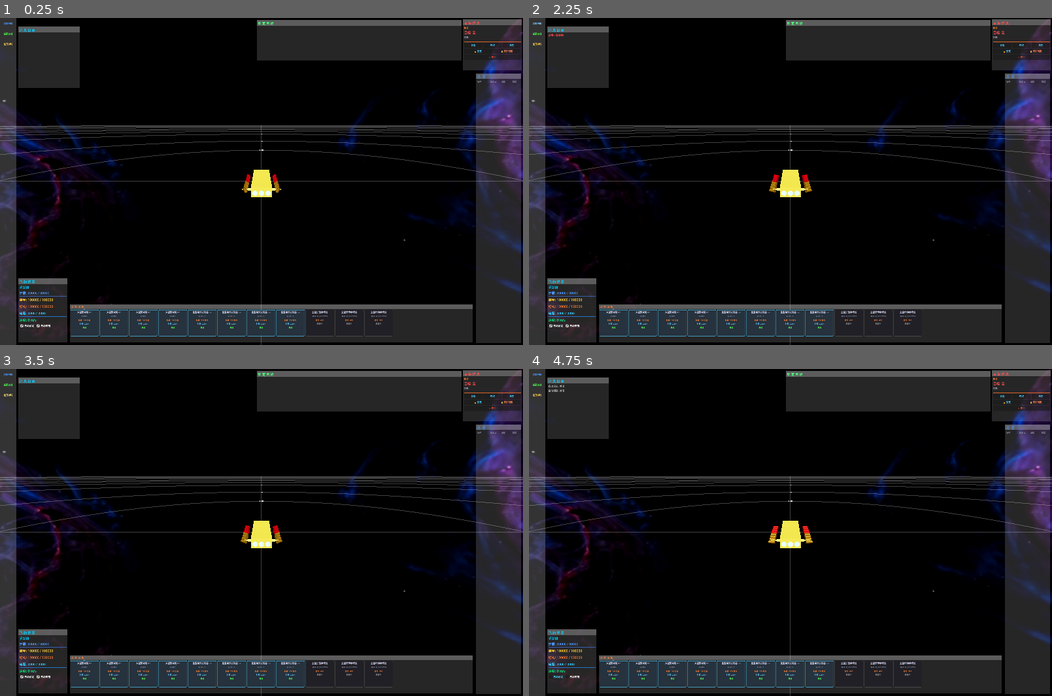
Above: before the commit, frames 1-4 (two rows, left to right).
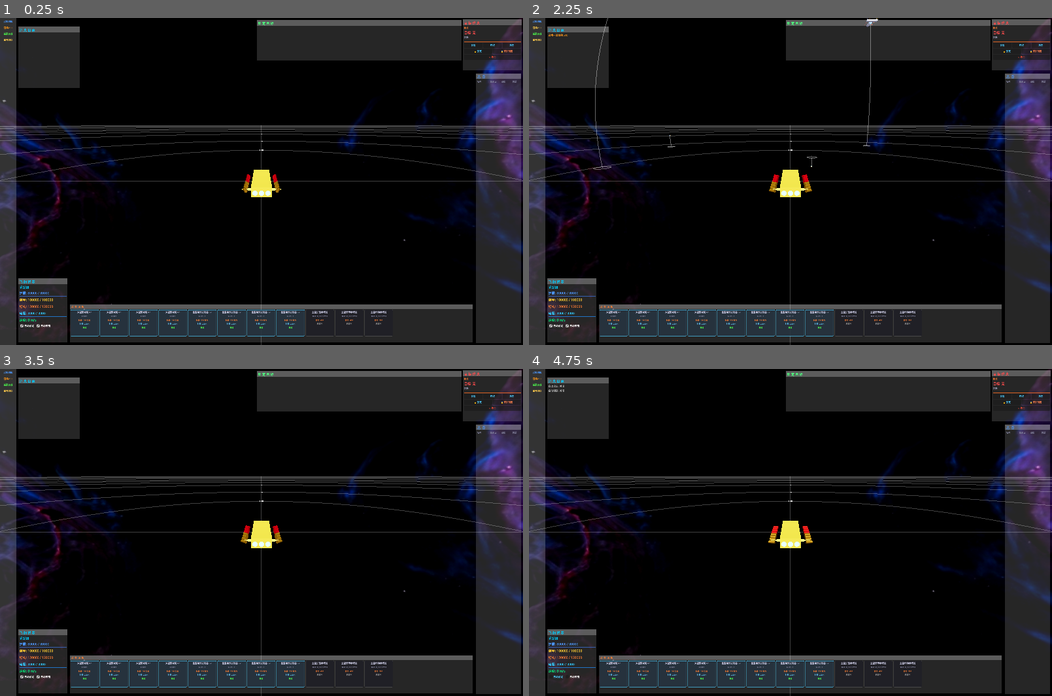
Above: after the commit, the same moments.

Repository: ZhanXuzhao/space-war
Game: Godot game, scene res://scenes/main.tscn
Two runs of this game, one before a commit and one after it. Both use one fixed random seed, a clock stepped at 60 frames per second and the inputs below. The engine's default icon, where the game draws it, is replaced by a stand-in: a white triangle on a blue panel in a dark square.
Inputs (mouse positions are in pixels of both pictures, inside the frame that each line leads up to):
- Up to frame 1 (0.25 s): no input
- Up to frame 2 (2.25 s): click "召唤敌舰" at 0.5 s; click "新建游戏" at 1.25 s; click (539, 27) at 2 s, where only the run after the commit has a clickable "召唤x10"
- Up to frame 3 (3.5 s): click "重开游戏" at 2.75 s
- Up to frame 4 (4.75 s): click "自动锁定" at 3.5 s; click "自动攻击" at 4.25 s

The runs differ from the first frame. In frame 1, less than 0.1% of the frame differs, in the area x 0-3%, y 0-9%; in frame 2, 0.2%, in the area x 0-67%, y 0-47%; in frame 3, less than 0.1%; in frame 4, less than 0.1%.

Commit message:
增加召唤敌舰x10菜单

Diff:
--- a/scenes/ui/panels/MenuPanel.tscn
+++ b/scenes/ui/panels/MenuPanel.tscn
@@ -13,12 +13,16 @@
 grow_vertical = 2
 theme_override_styles/panel = SubResource("menubar_style")
 
-[node name="SpawnButton" type="Button" parent="."]
+[node name="ButtonList" type="VBoxContainer" parent="."]
 layout_mode = 0
 offset_left = 5.0
 offset_top = 5.0
 offset_right = 75.0
-offset_bottom = 50.0
+offset_bottom = 205.0
+theme_override_constants/separation = 5
+
+[node name="SpawnButton" type="Button" parent="ButtonList"]
+layout_mode = 2
 theme_override_colors/font_color = Color(0.3, 0.6, 1, 1)
 theme_override_colors/font_pressed_color = Color(1, 0.3, 0.3, 1)
 theme_override_colors/font_hover_color = Color(0.5, 0.8, 1, 1)
@@ -26,12 +30,17 @@
 text = "召唤敌舰"
 flat = true
 
-[node name="NewGameButton" type="Button" parent="."]
-layout_mode = 0
-offset_left = 5.0
-offset_top = 55.0
-offset_right = 75.0
-offset_bottom = 100.0
+[node name="SpawnX10Button" type="Button" parent="ButtonList"]
+layout_mode = 2
+theme_override_colors/font_color = Color(1, 0.6, 0.1, 1)
+theme_override_colors/font_pressed_color = Color(1, 0.3, 0.3, 1)
+theme_override_colors/font_hover_color = Color(1, 0.8, 0.3, 1)
+theme_override_font_sizes/font_size = 11
+text = "召唤x10"
+flat = true
+
+[node name="NewGameButton" type="Button" parent="ButtonList"]
+layout_mode = 2
 theme_override_colors/font_color = Color(0.3, 1, 0.3, 1)
 theme_override_colors/font_pressed_color = Color(1, 0.3, 0.3, 1)
 theme_override_colors/font_hover_color = Color(0.5, 1, 0.5, 1)
@@ -39,12 +48,8 @@
 text = "新建游戏"
 flat = true
 
-[node name="RestartGameButton" type="Button" parent="."]
-layout_mode = 0
-offset_left = 5.0
-offset_top = 105.0
-offset_right = 75.0
-offset_bottom = 150.0
+[node name="RestartGameButton" type="Button" parent="ButtonList"]
+layout_mode = 2
 theme_override_colors/font_color = Color(1, 0.8, 0.3, 1)
 theme_override_colors/font_pressed_color = Color(1, 0.3, 0.3, 1)
 theme_override_colors/font_hover_color = Color(1, 0.9, 0.5, 1)
--- a/scripts/combat/Projectile.gd
+++ b/scripts/combat/Projectile.gd
@@ -51,7 +51,8 @@
 	has_hit = true
 
 	if target and target.is_alive:
-		target.take_damage(damage, damage_type, owner_ship)
+		var source = owner_ship if (owner_ship and is_instance_valid(owner_ship)) else null
+		target.take_damage(damage, damage_type, source)
 
 	# 爆炸效果
 	_spawn_hit_explosion()
--- a/scripts/ui/HUD.gd
+++ b/scripts/ui/HUD.gd
@@ -33,6 +33,7 @@
 @export var message_log: VBoxContainer
 @export var context_menu: OverviewContextMenu
 @export var spawn_button: Button
+@export var spawn_x10_button: Button
 @export var new_game_button: Button
 @export var restart_game_button: Button
 @export var menu_panel: Panel
@@ -139,11 +140,13 @@
 		auto_attack_check.toggled.connect(_on_auto_attack_toggled)
 	# 手动查找召唤按钮、新建游戏按钮和消息日志
 	if not spawn_button:
-		spawn_button = get_node_or_null("MenuPanel/SpawnButton") as Button
+		spawn_button = get_node_or_null("MenuPanel/ButtonList/SpawnButton") as Button
+	if not spawn_x10_button:
+		spawn_x10_button = get_node_or_null("MenuPanel/ButtonList/SpawnX10Button") as Button
 	if not new_game_button:
-		new_game_button = get_node_or_null("MenuPanel/NewGameButton") as Button
+		new_game_button = get_node_or_null("MenuPanel/ButtonList/NewGameButton") as Button
 	if not restart_game_button:
-		restart_game_button = get_node_or_null("MenuPanel/RestartGameButton") as Button
+		restart_game_button = get_node_or_null("MenuPanel/ButtonList/RestartGameButton") as Button
 	if not message_log:
 		message_log = get_node_or_null("MessageLog/ScrollContainer/MessageList") as VBoxContainer
 
@@ -222,6 +225,11 @@
 			enemy_spawner = get_node_or_null("/root/SpaceWar/EnemySpawner") as EnemySpawner
 	else:
 		print("HUD: spawn_button 未绑定，无法手动召唤敌人")
+
+	# 连接召唤x10按钮
+	if spawn_x10_button:
+		spawn_x10_button.pressed.connect(_on_spawn_x10_button_pressed)
+		print("HUD: spawn_x10_button 已绑定")
 
 	# 连接新建游戏按钮
 	if new_game_button:
@@ -1392,6 +1400,18 @@
 		if enemy_spawner:
 			enemy_spawner.spawn_wave()
 			add_message("召唤一波敌舰!", Color(1, 0.3, 0.3))
+		else:
+			add_message("错误: 找不到 EnemySpawner!", Color.RED)
+
+func _on_spawn_x10_button_pressed() -> void:
+	if enemy_spawner:
+		enemy_spawner.spawn_wave(10)
+		add_message("召唤一波敌舰 x10!", Color(1, 0.6, 0.1))
+	else:
+		enemy_spawner = get_node_or_null("/root/SpaceWar/EnemySpawner") as EnemySpawner
+		if enemy_spawner:
+			enemy_spawner.spawn_wave(10)
+			add_message("召唤一波敌舰 x10!", Color(1, 0.6, 0.1))
 		else:
 			add_message("错误: 找不到 EnemySpawner!", Color.RED)
 
